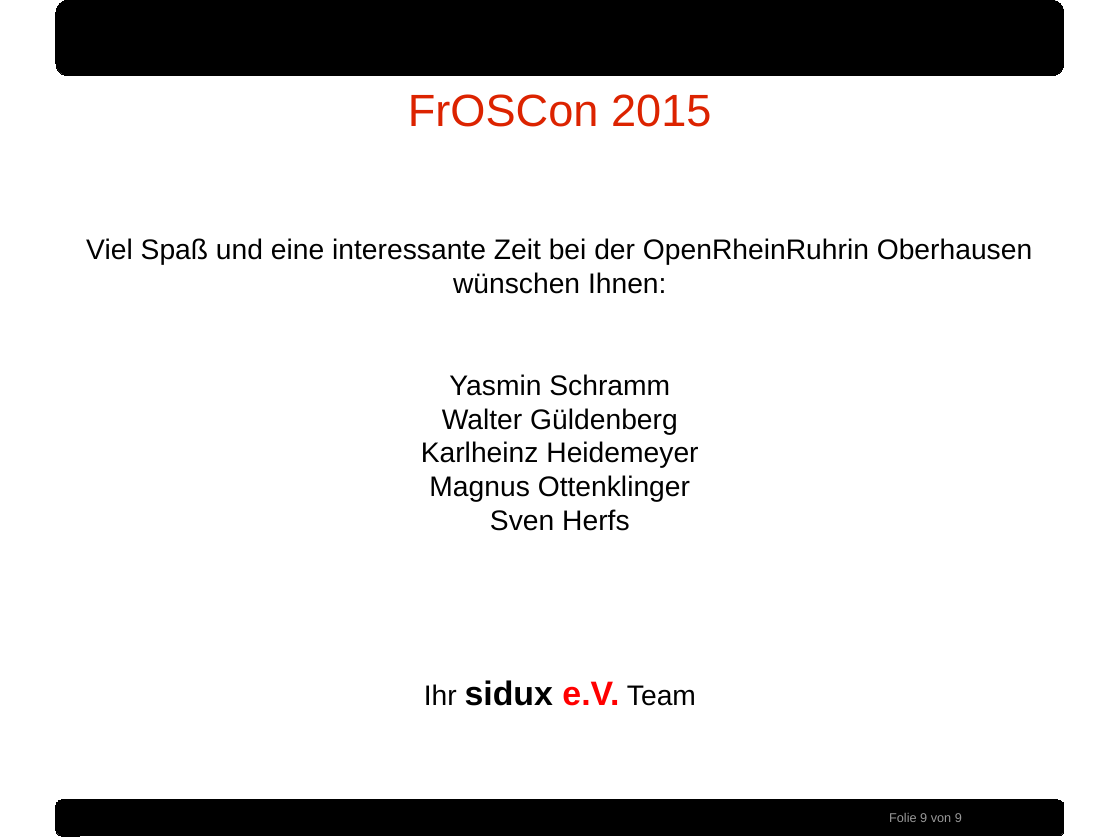
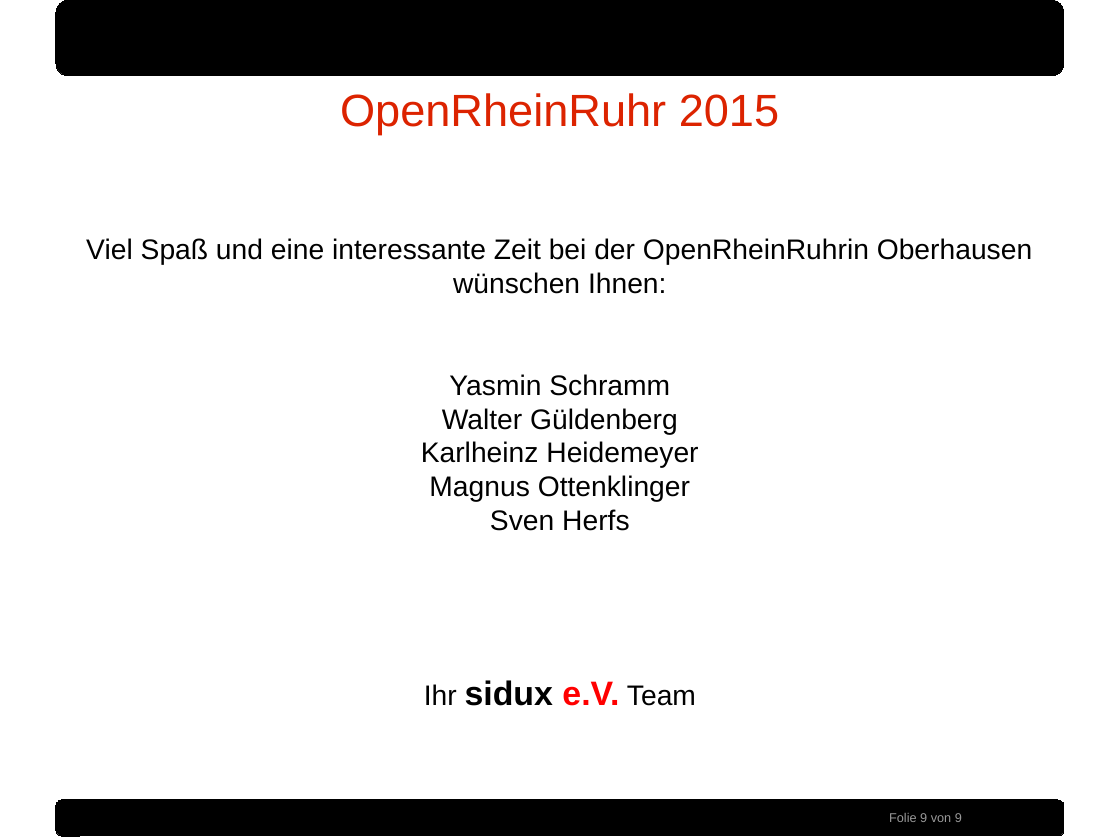
Before and after one commit to sidux-ev/praesentation, a slide deck: slide 9 of bin/orr2015.odp. Drawn at 1120x840 pixels with LibreOffice and Linux fonts; fonts in the diff are those of the drawing; background and template pictures are left out. Boxes give left, top, right and bottom in pixels: in the first picture for what was removed or moved away, otherwise in the second. Text is boxed around its words. In the diff, an @@ line names an element or a change of style, - is before the commit and + after.

Commit message:
Typos, change FrOSCon to OpenRheinRuhr

```diff
--- a/bin/orr2015.odp
+++ b/bin/orr2015.odp
@@ text at <box>340,93,779,134</box>: text changed @@
-FrOSCon 2015
+OpenRheinRuhr 2015
```
Also in this commit, not shown: 5 other slides changed, 2 other files.
